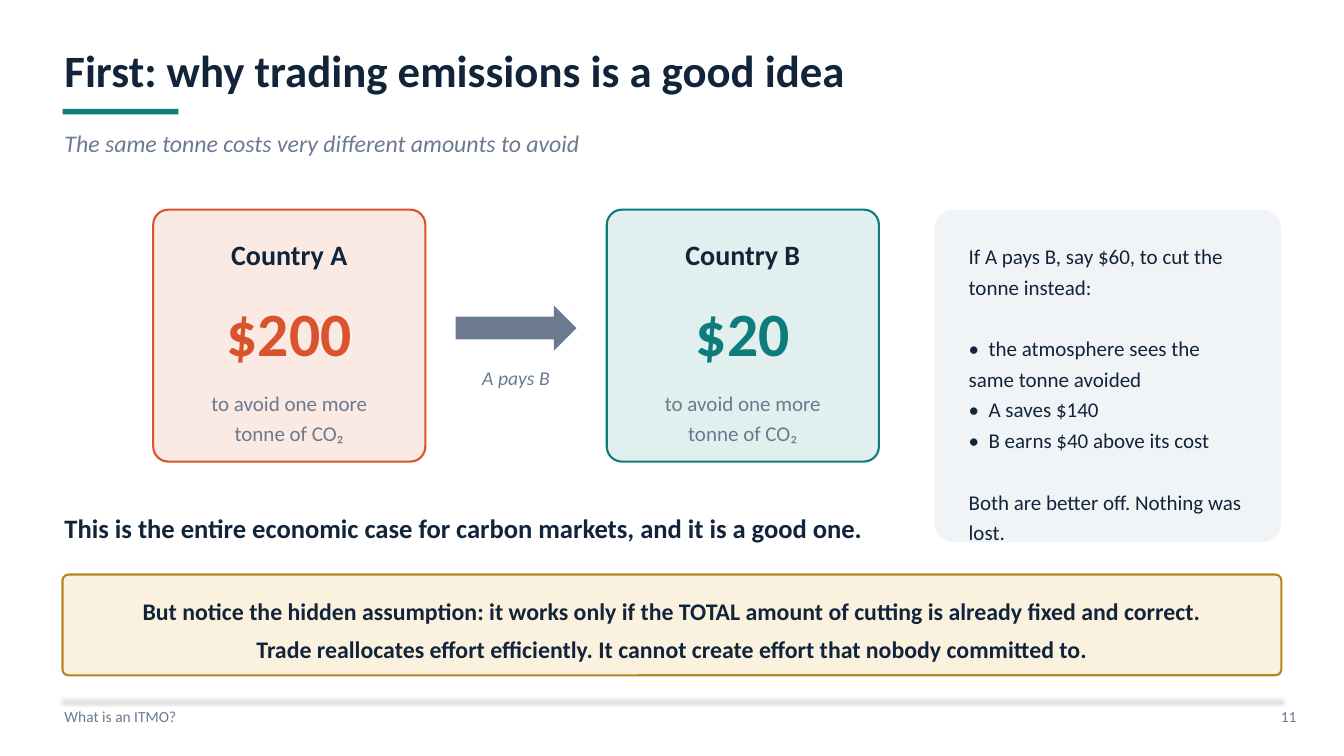
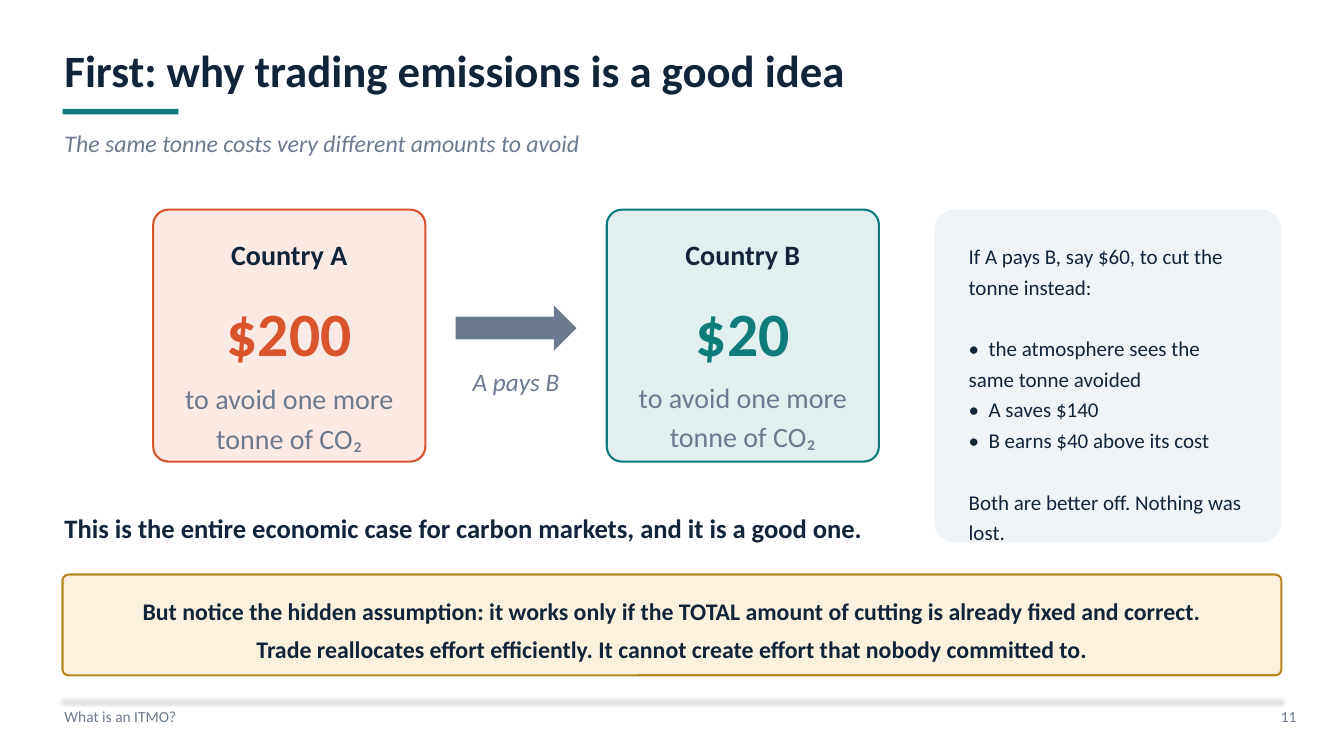
Before and after one commit to bixiou/global_tax_attitudes, a slide deck: slide 11 of presentations/itmo_rules.pptx. Drawn at 1344x756 pixels with LibreOffice and Linux fonts; fonts in the diff are those of the drawing. Boxes give left, top, right and bottom in pixels: in the first picture for what was removed or moved away, otherwise in the second. Text is boxed around its words. In the diff, an @@ line names an element or a change of style, - is before the commit and + after.

```diff
--- a/presentations/itmo_rules.pptx
+++ b/presentations/itmo_rules.pptx
@@ text "to avoid one more": place and size @@
-text "to avoid one more" at (211, 396, 367, 443)
+text "to avoid one more" at (185, 389, 394, 452)
@@ text "to avoid one more" at (185, 389, 394, 452): size 15 to 20 pt @@
@@ text "A pays B" at (473, 375, 560, 395): size 14 to 18 pt @@
@@ text "to avoid one more" at (639, 388, 847, 450): size 15 to 20 pt @@
@@ text "to avoid one more": place and size @@
-text "to avoid one more" at (665, 396, 820, 443)
+text "to avoid one more" at (639, 388, 847, 450)
```
Also in this commit, not shown: 5 other slides changed, 3 other files.
